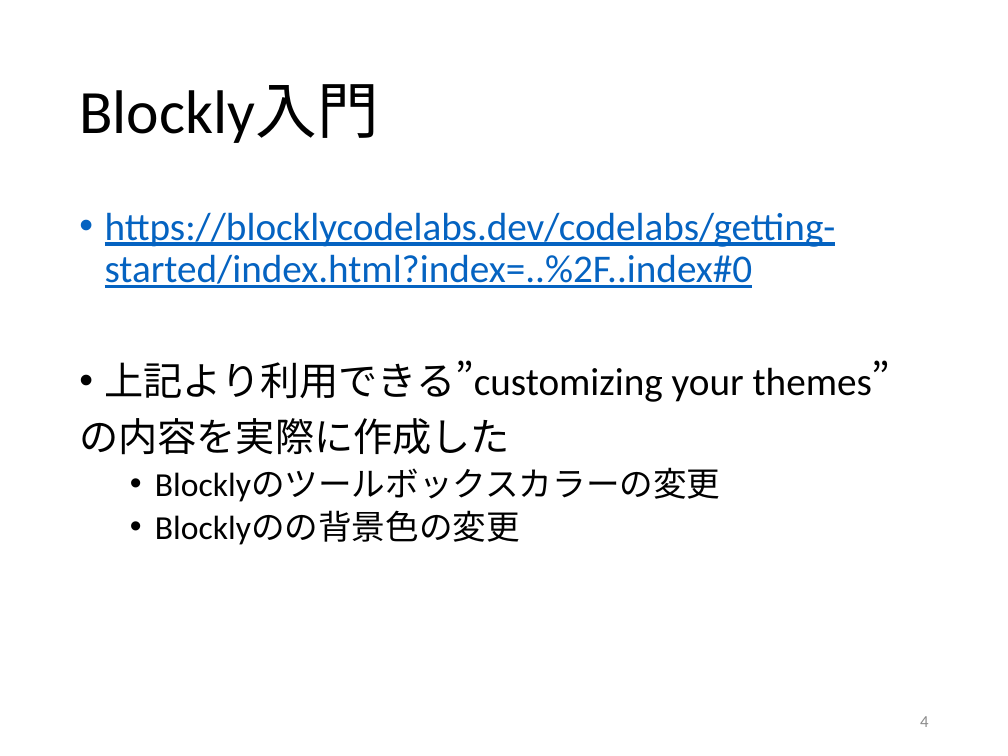
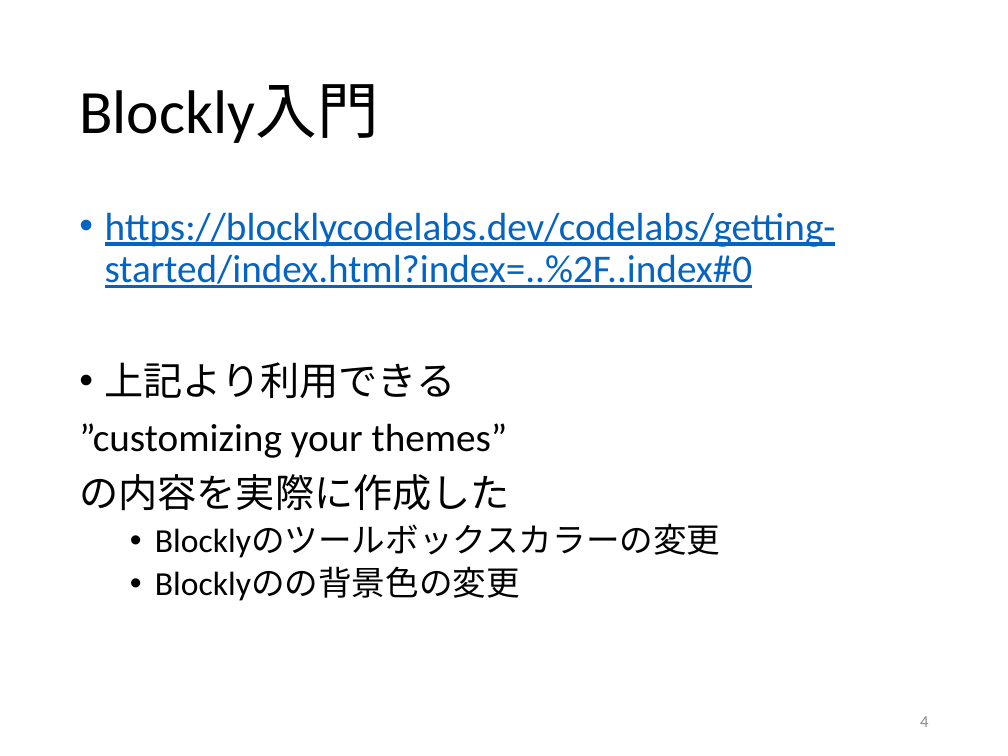
Before and after one commit to kait-takanolab/1821121-shimaoka-thesis, a slide deck: slide 4 of 1821121_shimaoka_sotsuken_521.pptx. Drawn at 1008x756 pixels with LibreOffice and Linux fonts; fonts in the diff are those of the drawing. Boxes give left, top, right and bottom in pixels: in the first picture for what was removed or moved away, otherwise in the second. Text is boxed around its words. In the diff, an @@ line names an element or a change of style, - is before the commit and + after.

```diff
--- a/1821121_shimaoka_sotsuken_521.pptx
+++ b/1821121_shimaoka_sotsuken_521.pptx
@@ text at (x1=79, y1=362, x2=508, y2=458): text changed @@
-• 上記より利用できる”customizing your themes”
+• 上記より利用できる
+”customizing your themes”
```
Also in this commit, not shown: 2 other slides changed.
